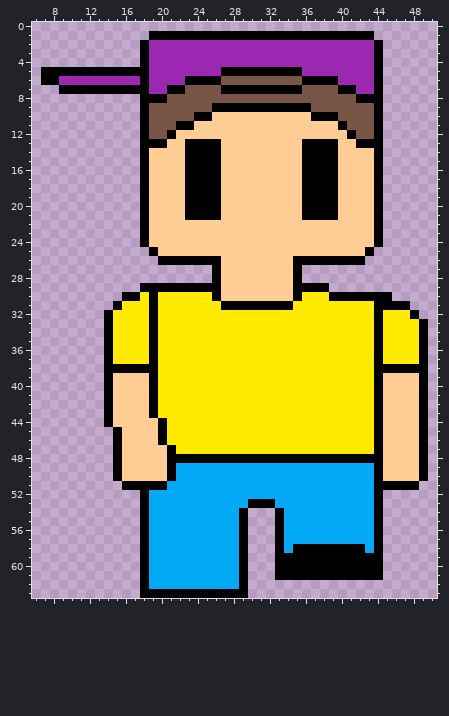
Two versions of one pixel-art sprite, img/frames/pixil-frame-3.png. This is how it looked before the edit.
The file is 64x64 pixels. Shown: x 6..50, y 0..63.
The same view after the edit:
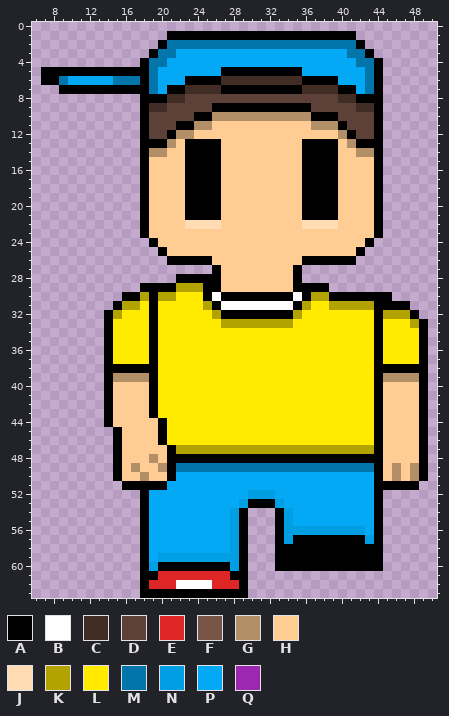
Palette (. is transparent): A #000000  B #ffffff  C #412c26  D #5d4037  E #de2626  F #795548  G #b28f67  H #ffcd94  J #ffdcb4  K #b2a300  L #ffea00  M #0276aa  N #009fe3  P #03a9f4  Q #9c27b0
Changes in this commit:
Changed rows in their new state; - is an unchanged pixel.
first column x 9:
 1 ----------..---------------------..-
 2 ---------..AMMMMMMMMMMMMMMMMMMMMMA..
 3 ---------.AMMPPPPPPPPPPPPPPPPPPPMMA.
 4 ----------MMPPPPPPPPPPPPPPPPPPPPPMM-
 5 ----------MPPPPPPP---------PPPPPPPM-
 6 MPPPPPMMM-MPPP----CCCCCCCCC----PPPM-
 7 ----------MP--CCCC---------CCCC--PM-
 8 ------------CCDDDDDDDDDDDDDDDDDCC---
 9 ----------CCDDDDD-----------DDDDDCC-
10 ----------DDDDD--GGGGGGGGGGG---DDDD-
11 ----------DDD--GG-----------GGG-DDD-
12 ----------DD-GG----------------G-DD-
13 ------------G-------------------G---
14 ----------GG---------------------GG-
first column x 15:
22 --------JJJJ---------JJJJ---------
24 ---.A-----------------------A.----
25 ----.A---------------------A.-----
26 -----.-----H--------H------.------
28 -------AAAA-----------------------
29 -------KKK------------------------
30 ---K-KK---ABAAAAAAAABAKK----------
31 -KK-------KABBBBBBBBAK--KKKKK-----
32 K----------KAAAAAAAAK---------KKK-
33 ------------KKKKKKKK-------------K
first column x 15:
39 GGGG--------------------------GGGG
first column x 17:
47 -----KKKKKKKKKKKKKKKKKKKKKK-----
48 --G-----------------------------
49 G--G-MMMMMMMMMMMMMMMMMMMMMM--G-G
50 -G---------------------------G-G
52 -------------NNN----------------
53 ------------N---N---------------
54 -----------N-----N--------------
55 -----------N-----N--------------
56 -----------N-----NNNNNNNNN------
57 -----------N-----NAAAAAAAAN-----
58 -----------N-----A--------A-----
59 ---NNNNNNNNN--------------------
60 --NAAAAAAAAN--------------------
61 --AEEEEEEEEA----............----
62 --EEEBBBBEEE--------------------
Boxes around the changes in both pictures, in picture pixels (x1, y1, x2, y2):
changed: (59, 31, 383, 157)
changed: (113, 220, 419, 328)
changed: (113, 373, 149, 382)
changed: (383, 373, 419, 382)
changed: (131, 445, 419, 589)
